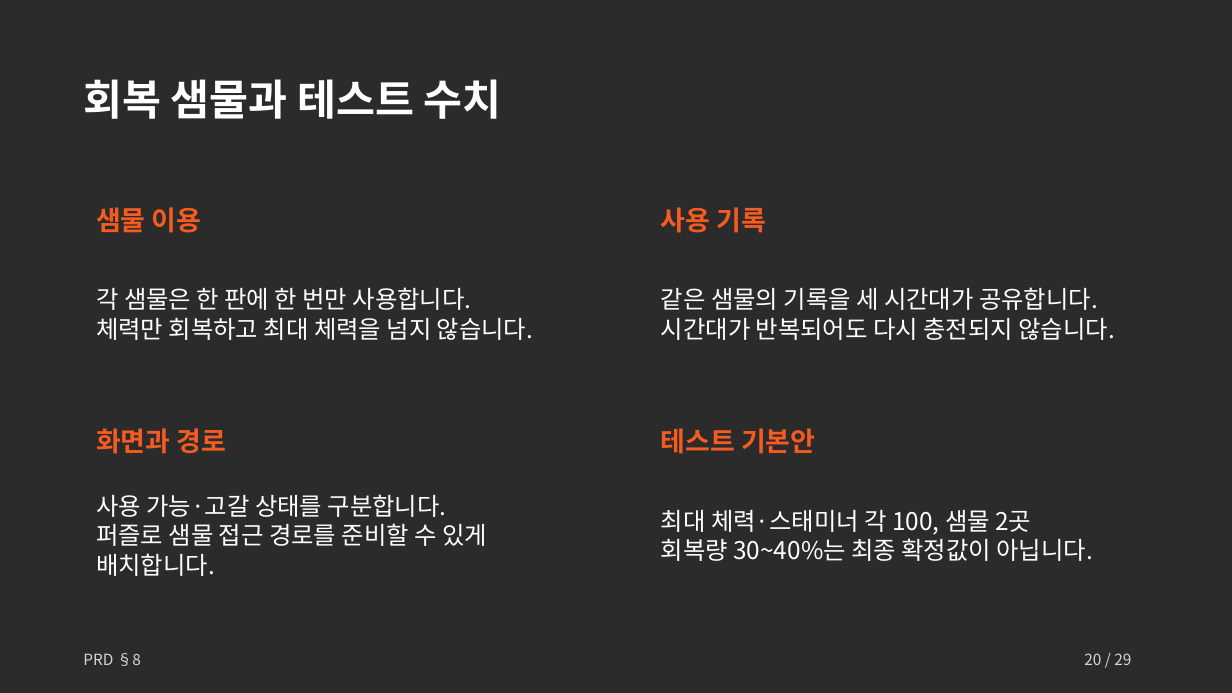
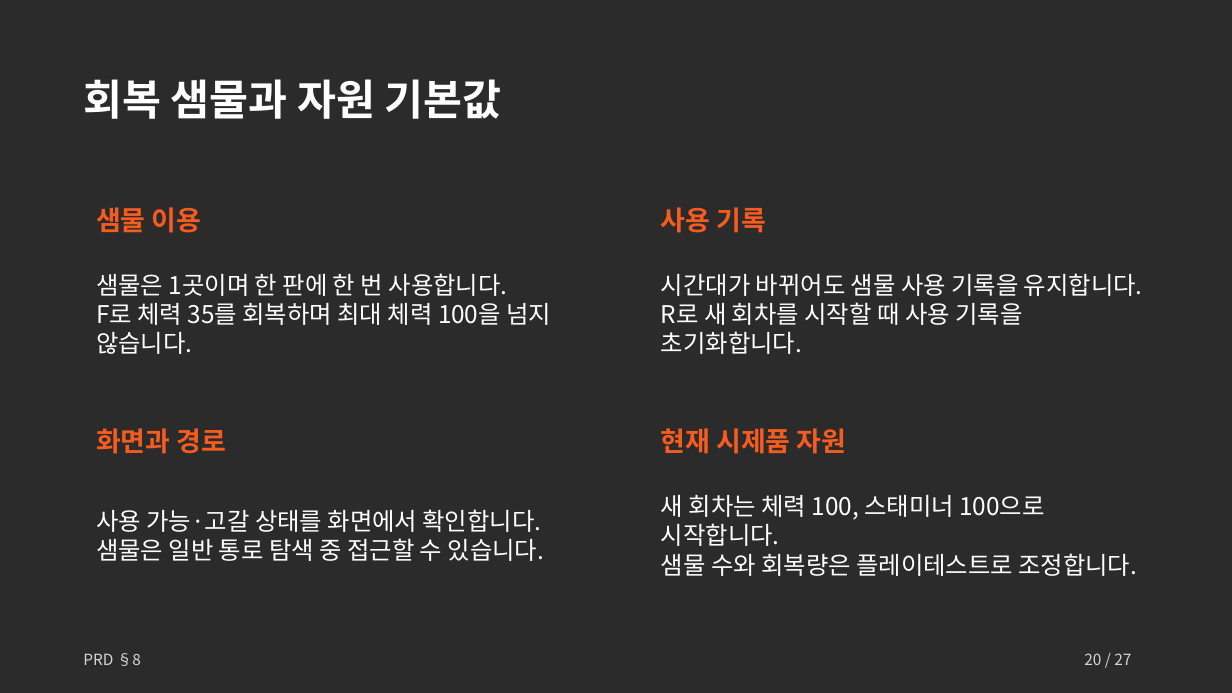
Before and after one commit to Hollolloho/2DGP_TermProject, a slide deck: slide 20 of Docs/초보자를 위한 미로 탈출 안내서_기획안.pptx. Drawn at 1232x693 pixels with LibreOffice and Linux fonts; fonts in the diff are those of the drawing; background and template pictures are left out; a plain dark background stands for a picture behind light text. Boxes give left, top, right and bottom in pixels: in the first picture for what was removed or moved away, otherwise in the second. Text is boxed around its words. In the diff, an @@ line names an element or a change of style, - is before the commit and + after.

```diff
--- a/Docs/초보자를 위한 미로 탈출 안내서_기획안.pptx
+++ b/Docs/초보자를 위한 미로 탈출 안내서_기획안.pptx
@@ text at (83,79,502,119): text changed @@
-회복 샘물과 테스트 수치
+회복 샘물과 자원 기본값
@@ text at (96,273,551,354): text changed @@
-각 샘물은 한 판에 한 번만 사용합니다.
-체력만 회복하고 최대 체력을 넘지 않습니다.
+샘물은 1곳이며 한 판에 한 번 사용합니다.
+F로 체력 35를 회복하며 최대 체력 100을 넘지 않습니다.
@@ text at (661,273,1143,354): text changed @@
-같은 샘물의 기록을 세 시간대가 공유합니다.
-시간대가 반복되어도 다시 충전되지 않습니다.
+시간대가 바뀌어도 샘물 사용 기록을 유지합니다.
+R로 새 회차를 시작할 때 사용 기록을 초기화합니다.
@@ text at (661,428,847,454): text changed @@
-테스트 기본안
+현재 시제품 자원
@@ text at (96,509,544,561): text changed @@
-사용 가능·고갈 상태를 구분합니다.
-퍼즐로 샘물 접근 경로를 준비할 수 있게 배치합니다.
+사용 가능·고갈 상태를 화면에서 확인합니다.
+샘물은 일반 통로 탐색 중 접근할 수 있습니다.
@@ text at (661,495,1137,576): text changed @@
-최대 체력·스태미너 각 100, 샘물 2곳
-회복량 30~40%는 최종 확정값이 아닙니다.
+새 회차는 체력 100, 스태미너 100으로 시작합니다.
+샘물 수와 회복량은 플레이테스트로 조정합니다.
@@ text at (1084,653,1131,665): text changed @@
-20 / 29
+20 / 27
```
Also in this commit, not shown: 26 other slides changed, 7 other files.
